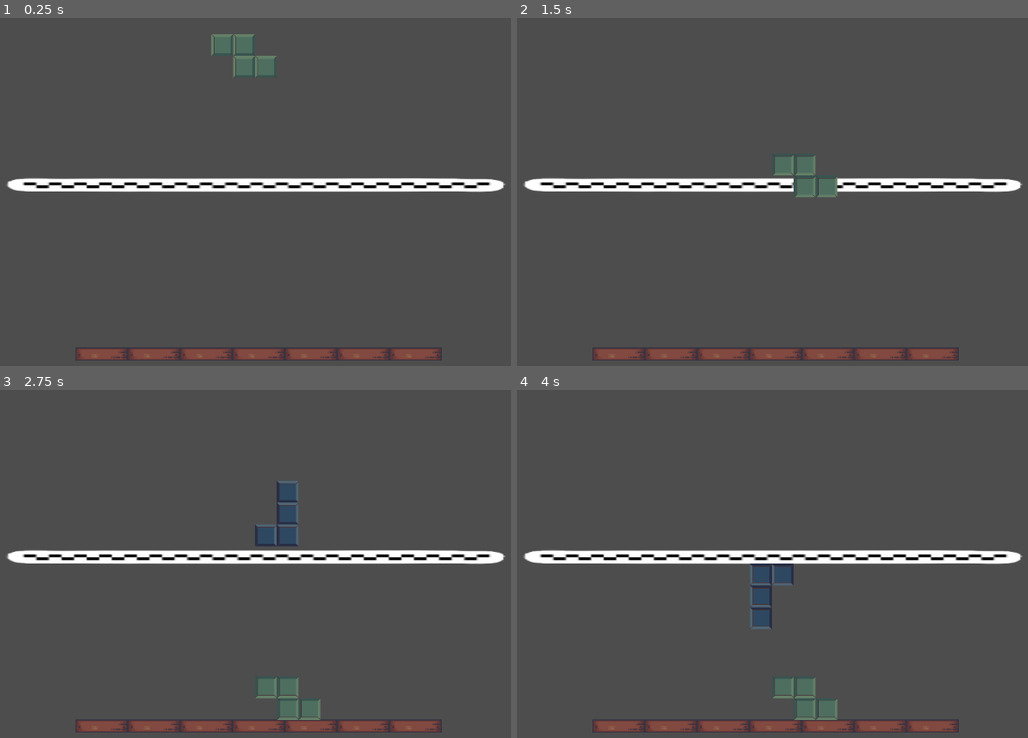
Above: before the commit, frames 1-4 (two rows, left to right).
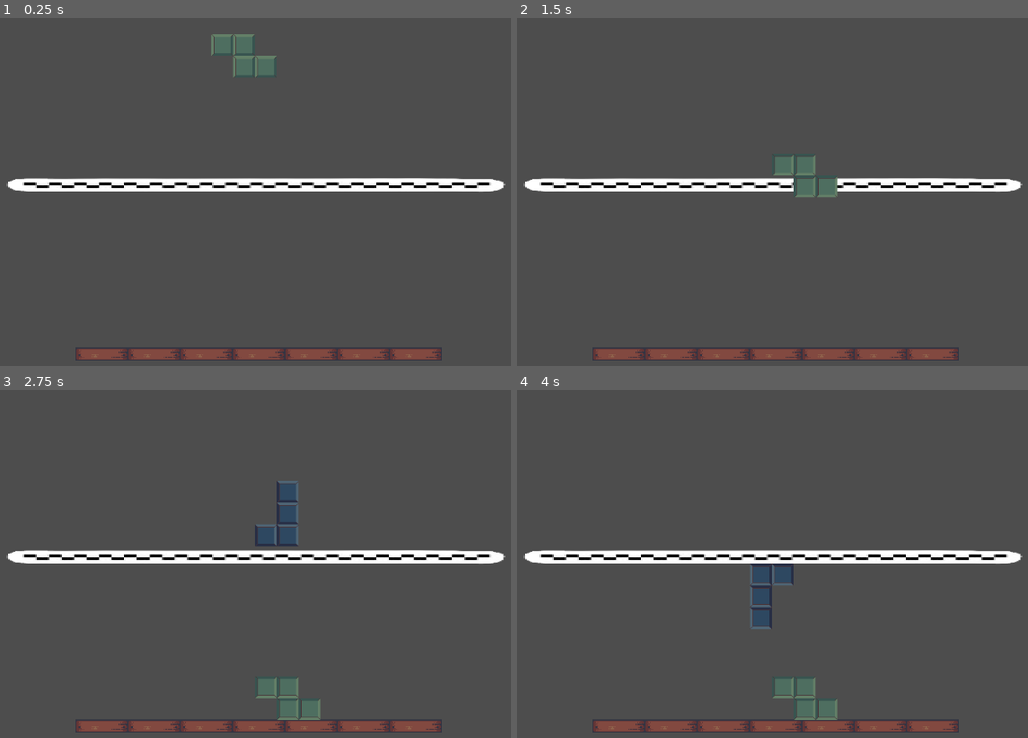
Above: after the commit, the same moments.

Repository: LucasSimoesPolvora/TowerParty_LPA_LLN
Game: Godot game, scene res://scenes/level/mainGame.tscn
Same seed, same stepped clock (60 frames per second), same inputs: the game is played once before the commit and once after it.
Inputs:
- Up to frame 1 (0.25 s): no input
- Up to frame 2 (1.5 s): hold Right (right) 0.53-1.28 s; tap Space (rotate) at 0.6, 1.35 s; hold Down (down) from 1.28 s (still down)
- Up to frame 3 (2.75 s): release Down (down) at 2.03 s; hold Right (right) from 2.03 s (still down); tap Space (rotate) at 2.1 s
- Up to frame 4 (4 s): tap Space (rotate) at 2.85, 3.6 s; release Right (right) at 3.53 s; hold A (left) from 3.53 s (still down)

The runs differ from the first frame. In frame 1, 0.5% of the frame differs, in the area x 1-98%, y 45-98%; in frame 2, 0.5%; in frame 3, 0.5%; in frame 4, 0.5%.

Commit message:
fix(godot engine) fix the godot version (up to 4.3)

Diff:
--- a/a_party_game_with_tower/project.godot
+++ b/a_party_game_with_tower/project.godot
@@ -12,7 +12,7 @@
 
 config/name="A_Party_Game_With_Tower"
 run/main_scene="res://scenes/level/mainGame.tscn"
-config/features=PackedStringArray("4.1", "Forward Plus")
+config/features=PackedStringArray("4.3", "Forward Plus")
 config/icon="res://Assets/Images/Blocks/Basics/basic_S.png"
 
 [autoload]
@@ -23,28 +23,29 @@
 
 right={
 "deadzone": 0.5,
-"events": [Object(InputEventKey,"resource_local_to_scene":fa …(175 unchanged characters)… ode":4194321,"key_label":0,"unicode":0,"echo":false,"script":null)
-, Object(InputEventKey,"resource_local_to_scene":false,"reso …(163 unchanged characters)… eycode":68,"key_label":0,"unicode":100,"echo":false,"script":null)
+"events": [Object(InputEventKey,"resource_local_to_scene":fa …(175 unchanged characters)… ode":4194321,"key_label":0,"unicode":0,"location":0,"echo":false,"script":null)
+, Object(InputEventKey,"resource_local_to_scene":false,"reso …(163 unchanged characters)… eycode":68,"key_label":0,"unicode":100,"location":0,"echo":false,"script":null)
 ]
 }
 left={
 "deadzone": 0.5,
-"events": [Object(InputEventKey,"resource_local_to_scene":fa …(171 unchanged characters)… keycode":65,"key_label":0,"unicode":97,"echo":false,"script":null)
-, Object(InputEventKey,"resource_local_to_scene":false,"reso …(166 unchanged characters)… ode":4194319,"key_label":0,"unicode":0,"echo":false,"script":null)
+"events": [Object(InputEventKey,"resource_local_to_scene":fa …(171 unchanged characters)… keycode":65,"key_label":0,"unicode":97,"location":0,"echo":false,"script":null)
+, Object(InputEventKey,"resource_local_to_scene":false,"reso …(166 unchanged characters)… ode":4194319,"key_label":0,"unicode":0,"location":0,"echo":false,"script":null)
 ]
 }
 rotate={
 "deadzone": 0.5,
-"events": [Object(InputEventKey,"resource_local_to_scene":fa …(171 unchanged characters)… keycode":32,"key_label":0,"unicode":32,"echo":false,"script":null)
+"events": [Object(InputEventKey,"resource_local_to_scene":fa …(171 unchanged characters)… keycode":32,"key_label":0,"unicode":32,"location":0,"echo":false,"script":null)
 ]
 }
 down={
 "deadzone": 0.5,
-"events": [Object(InputEventKey,"resource_local_to_scene":fa …(175 unchanged characters)… ode":4194322,"key_label":0,"unicode":0,"echo":false,"script":null)
-, Object(InputEventKey,"resource_local_to_scene":false,"reso …(163 unchanged characters)… eycode":83,"key_label":0,"unicode":115,"echo":false,"script":null)
+"events": [Object(InputEventKey,"resource_local_to_scene":fa …(175 unchanged characters)… ode":4194322,"key_label":0,"unicode":0,"location":0,"echo":false,"script":null)
+, Object(InputEventKey,"resource_local_to_scene":false,"reso …(163 unchanged characters)… eycode":83,"key_label":0,"unicode":115,"location":0,"echo":false,"script":null)
 ]
 }
 
 [rendering]
 
+textures/canvas_textures/default_texture_filter=0
 anti_aliasing/quality/msaa_2d=3
